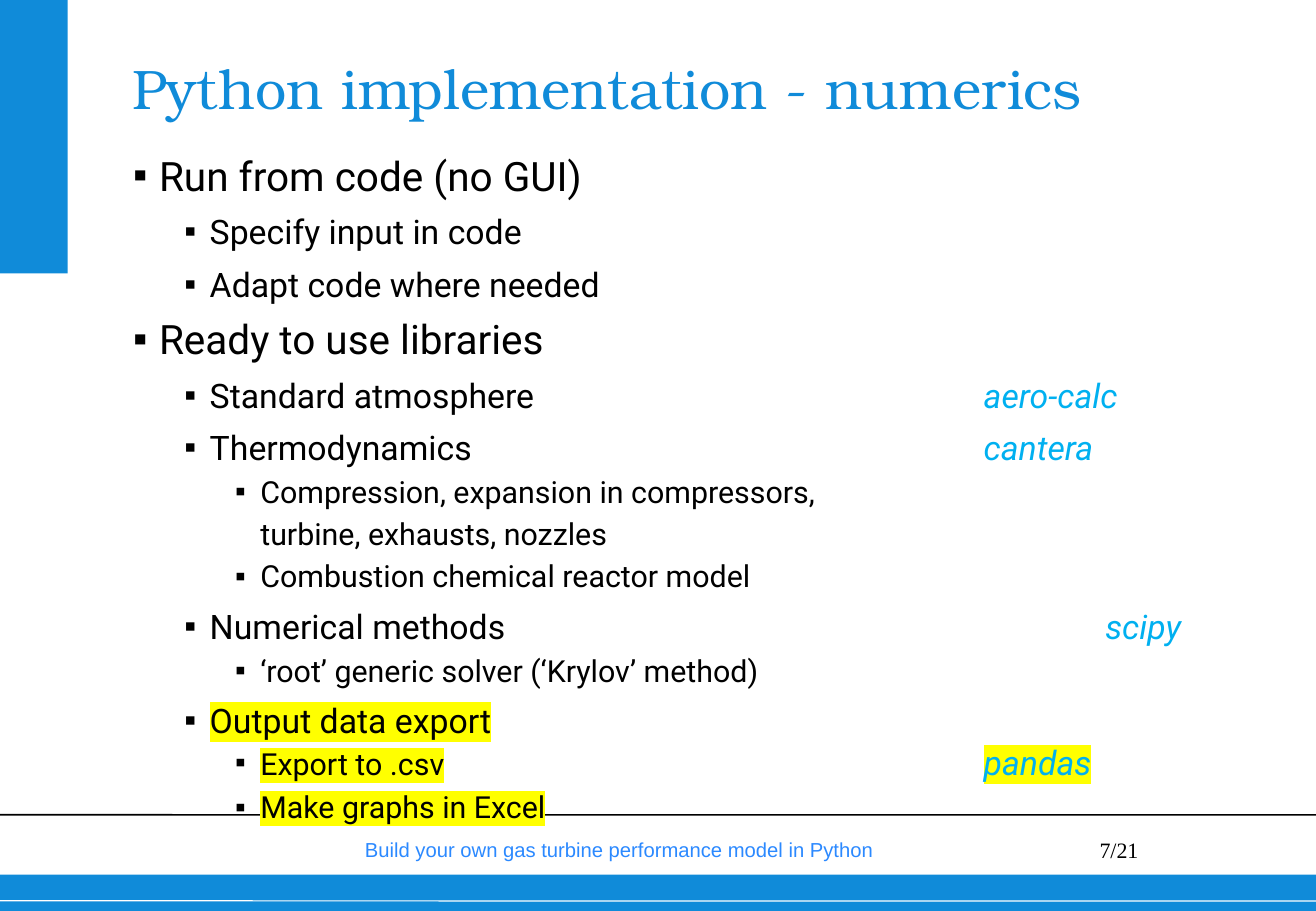
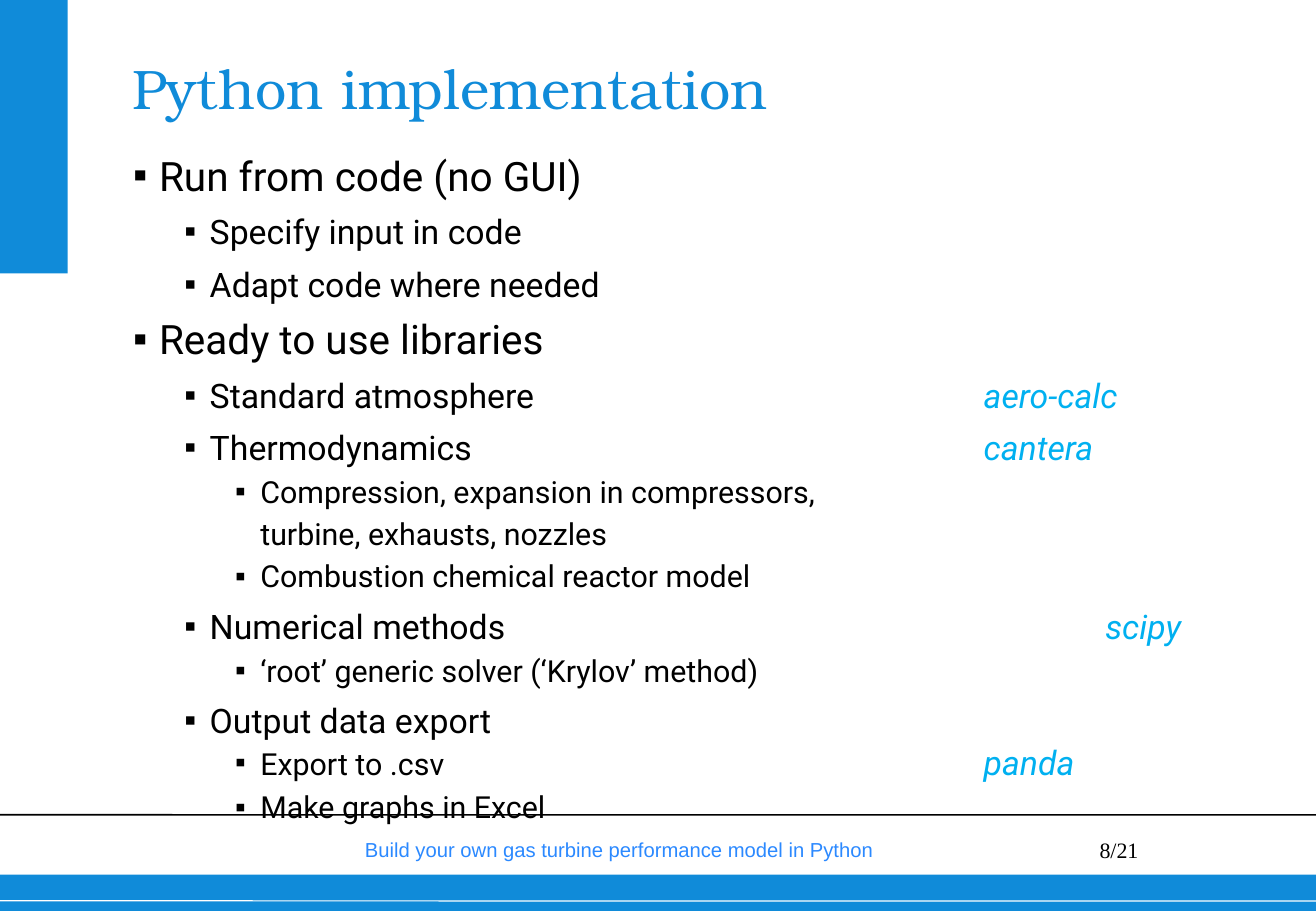
Before and after one commit to wvisser1958/GSPy, a slide deck: slide 8 of doc/Build your own gas turbine performance model from scratch.pptx (slide 7 before the commit). Drawn at 1316x911 pixels with LibreOffice and Linux fonts; fonts in the diff are those of the drawing; background and template pictures are left out. Boxes give left, top, right and bottom in pixels: in the first picture for what was removed or moved away, otherwise in the second. Text is boxed around its words. In the diff, an @@ line names an element or a change of style, - is before the commit and + after.

```diff
--- a/doc/Build your own gas turbine performance model from scratch.pptx
+++ b/doc/Build your own gas turbine performance model from scratch.pptx
@@ title at (132, 69, 767, 122): text changed @@
-Python implementation - numerics
+Python implementation
@@ text at (210, 707, 545, 825): highlight #FFFF00 to none in "Output data export", "Make graphs in Excel" @@
@@ text at (260, 753, 444, 782): text changed @@
-    ▪ Export to .csv pandas
+    ▪ Export to .csv panda
@@ page number at (1100, 843, 1139, 859): text changed @@
-7/21
+8/21
```
Also in this commit, not shown: 17 other slides changed, 2 slides added, 1 slide removed.
